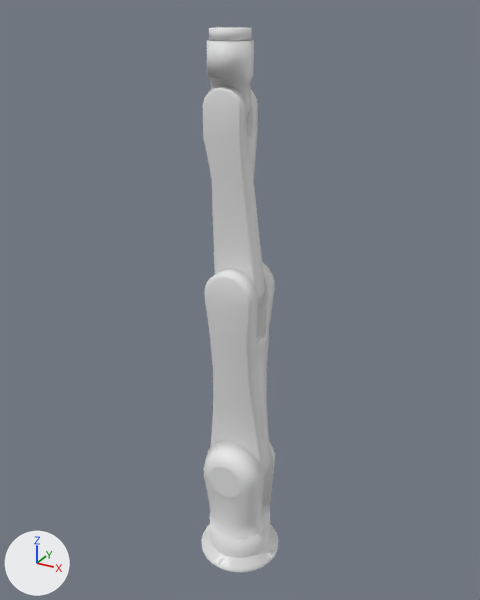
Before and after pictures for a commit that changed the COLLADA model models/ph-mpd-fcm/prod/scene/kuka.dae.
The view is the same before and after, from a camera (50 mm lens) standing at (6.42, -11.68, 12.72) and looking at (-0.12, 0.22, 6.77). Every picture has the same lights, and +X, +Y and +Z are marked at lower left. Where no turn or scale is listed for an object, it has been applied to the vertices.

Names of what the first picture shows: 'kukaBase', 'link1', 'link2', 'link3', 'link4', 'link5'.
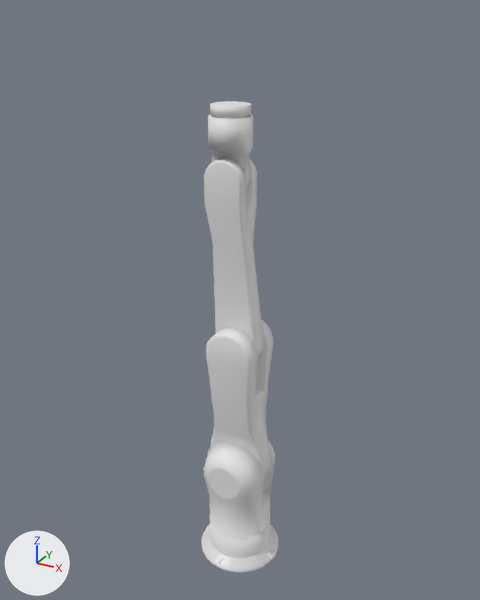
Commit message: kuka numeric ik

Changed parts and their boxes (x1, y1, x2, y2) in the pictures (480 x 600 px; the box of a moved part takes in the faces that stretch with it):
'link3', moved
    before: (202, 86, 265, 304)
    after: (204, 158, 264, 359)
'link2', reshaped (27% shorter)
    before: (204, 262, 275, 476)
    after: (206, 319, 274, 476)
'link4', moved
    before: (206, 40, 254, 117)
    after: (208, 114, 253, 187)
'link5', moved
    before: (209, 27, 252, 40)
    after: (210, 101, 251, 118)
part 1 of me_circle_002, moved or reshaped
    before: (204, 262, 275, 452)
    after: (206, 319, 274, 452)

Diff of the bpy script that builds the scene:
```diff
--- a/models/ph-mpd-fcm/prod/scene/kuka.dae.py
+++ b/models/ph-mpd-fcm/prod/scene/kuka.dae.py
@@ me_circle_002 @@
 # used by ob_link2; location = (0.0, 0.0, 2.44)
-me_circle_002.from_pydata(...)  # 253 vertices, 502 faces; spans x -0.73..0.73, y -0.6..0.6, z -0.49..5.25
+me_circle_002.from_pydata(...)  # 253 vertices, 502 faces; spans x -0.73..0.73, y -0.6..0.6, z -0.49..3.86
+# me_circle_002 part 1: 192 of 253 vertices moved; they spanned x -0.61..0.61, y -0.6..0.6, z 1.31..5.25 and now span x -0.61..0.61, y -0.6..0.6, z 0.89..3.86; mean shift (0.0, 0.0, -1.25); largest move (-0.49, 0.0, 3.53) -> (-0.45, 0.0, 2.14)
@@ ob_link3 @@
 ob_link3 = bpy.data.objects.new('link3', me_circle_003)
-ob_link3.location = (-0.01, -0.01, 7.16)
+ob_link3.location = (-0.01, -0.01, 5.79)
@@ ob_link4 @@
 ob_link4 = bpy.data.objects.new('link4', me_circle)
-ob_link4.location = (-0.21, 0.0, 10.83)
+ob_link4.location = (-0.21, 0.0, 9.46)
@@ ob_link5 @@
 ob_link5 = bpy.data.objects.new('link5', me_circle_004)
-ob_link5.location = (-0.21, 0.0, 12.38)
+ob_link5.location = (-0.21, 0.0, 11.01)
```
